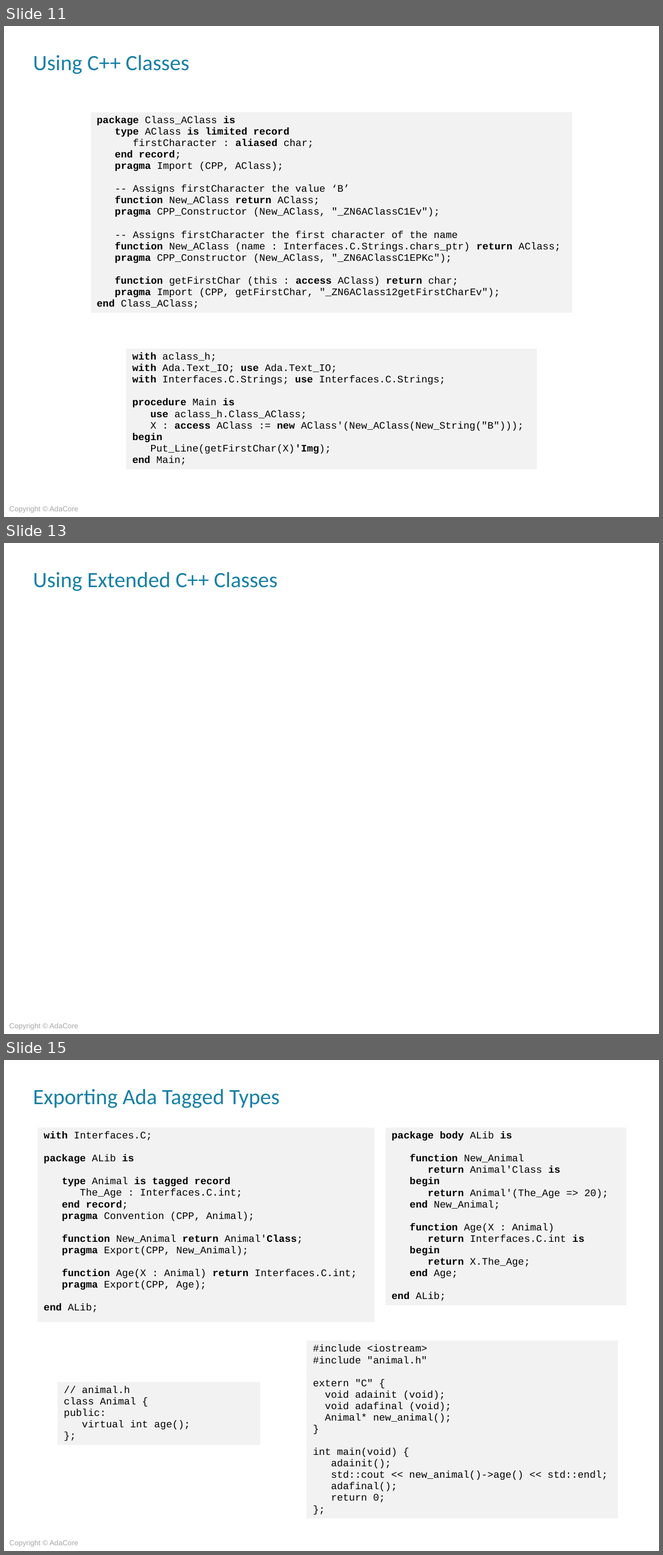
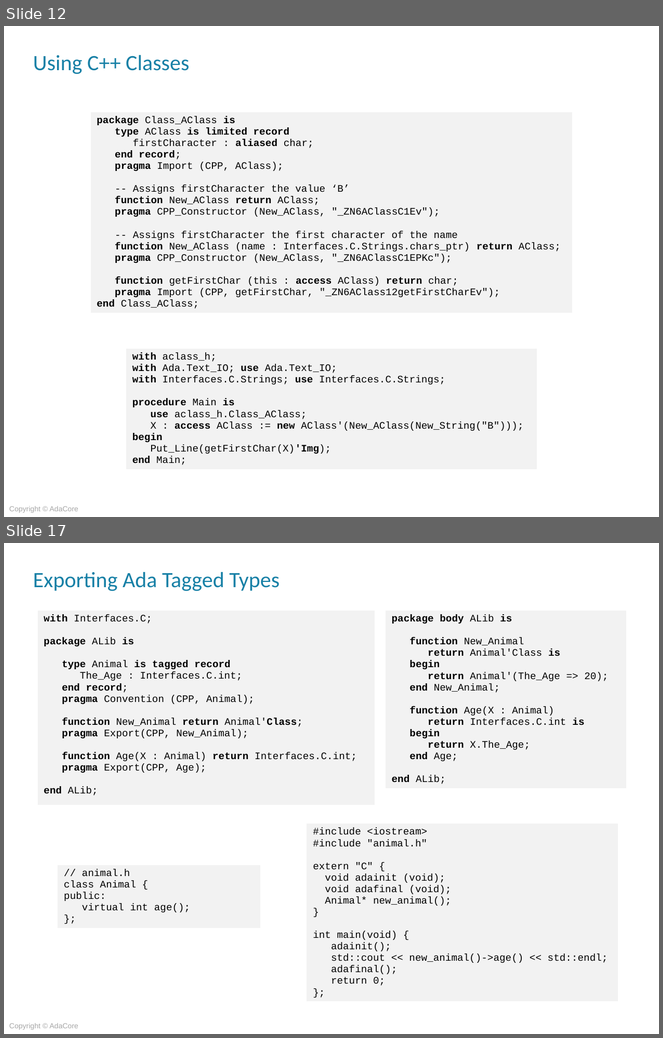
Before and after one commit to AdaCoreU/Courses, a slide deck: lectures/04_Mixed_Language_Programming_In_Ada/03_Ada_and_C++/Slides/03_Ada_and_C++.pptx. Shown one above the other, each under a label of ours: slides 11, 13 and 15 before the commit, slides 12 and 17 after it; the slides between them are not shown. The pictures are 663x1555 and 663x1038 pixels, drawn with LibreOffice and Linux fonts; fonts in the diff are those of the drawing; background and template pictures are left out. Boxes give left, top, right and bottom in pixels: in the first picture for what was removed or moved away, otherwise in the second. Text is boxed around its words. In the diff, an @@ line names an element or a change of style, - is before the commit and + after.

```diff
--- a/lectures/04_Mixed_Language_Programming_In_Ada/03_Ada_and_C++/Slides/03_Ada_and_C++.pptx
+++ b/lectures/04_Mixed_Language_Programming_In_Ada/03_Ada_and_C++/Slides/03_Ada_and_C++.pptx
@@ slide 13 removed at (4, 543, 659, 1034), background picture (left out); not listed: 1 template element that a slide beside it also shows @@
@@ title removed at (33, 572, 278, 591) @@
-Using Extended C++ Classes
@@ what was slide 11 is now slide 12 @@
@@ what was slide 15 is now slide 17 @@
```
Also in this commit, not shown: 9 slides added, 6 other slides removed, 1 other file.
